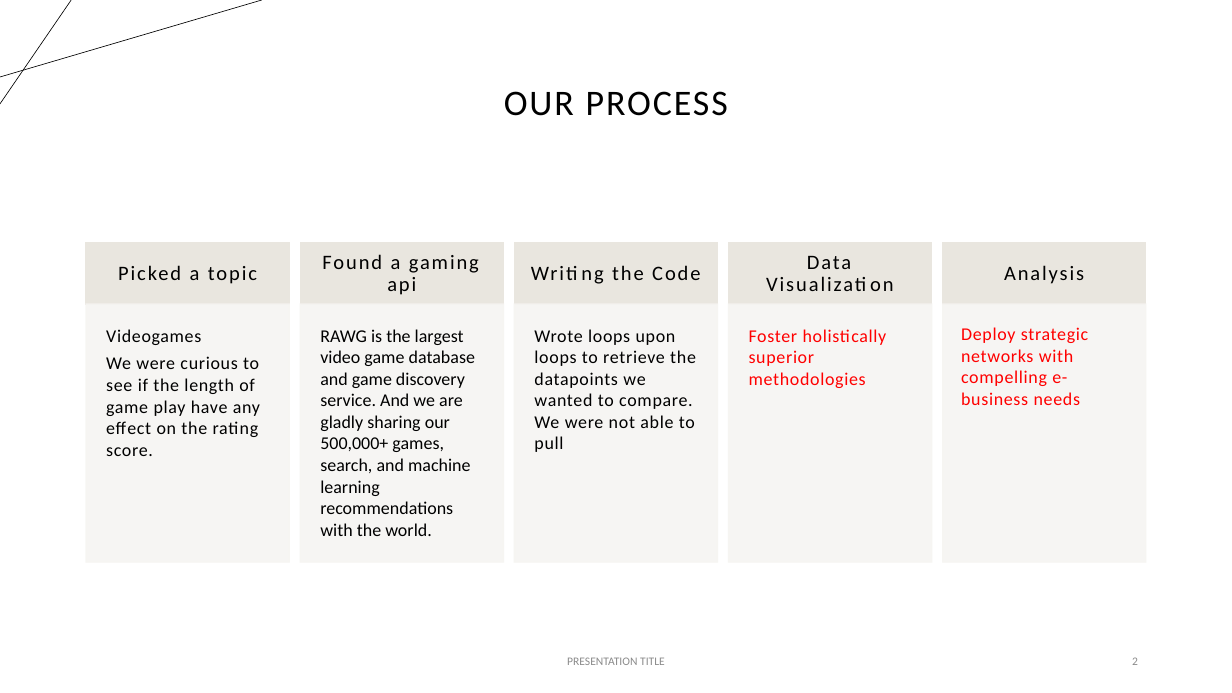
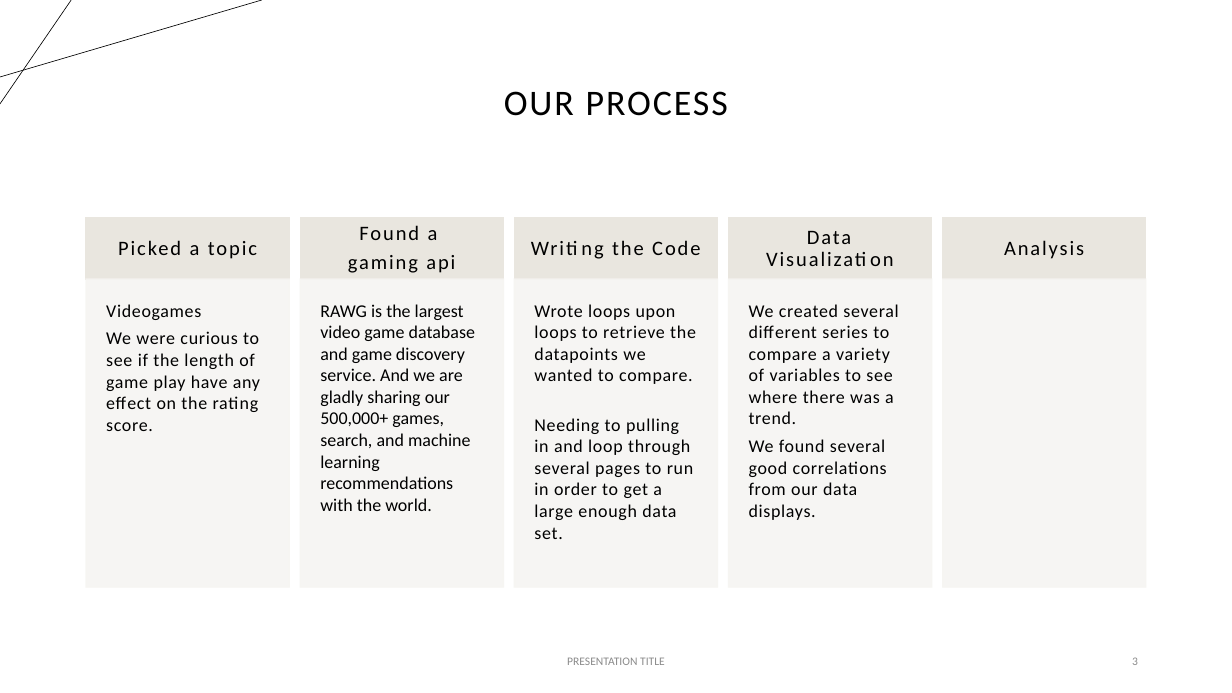
Before and after one commit to candidamg/Project_1, a slide deck: slide 3 of Presentation.pptx (slide 2 before the commit). Drawn at 1232x693 pixels with LibreOffice and Linux fonts; fonts in the diff are those of the drawing. Boxes give left, top, right and bottom in pixels: in the first picture for what was removed or moved away, otherwise in the second. Text is boxed around its words. In the diff, an @@ line names an element or a change of style, - is before the commit and + after.

```diff
--- a/Presentation.pptx
+++ b/Presentation.pptx
@@ text at (348,225,455,273): text changed @@
-Found a gaming api
+Found a
+gaming api
@@ 5 rectangles, 4 texts: place and size @@
-5 rectangles, 4 texts at (86,243,1146,304)
+5 rectangles, 4 texts at (86,218,1146,279)
@@ text "Videogames": place and size @@
-text "Videogames" at (106,329,260,456)
+text "Videogames" at (106,304,260,431)
@@ rectangle: place and size @@
-rectangle at (86,304,289,562)
+rectangle at (86,279,289,588)
@@ text "RAWG is the largest video ...": place and size @@
-text "RAWG is the largest video ..." at (320,329,475,536)
+text "RAWG is the largest video ..." at (320,304,475,511)
@@ rectangle: place and size @@
-rectangle at (300,304,504,562)
+rectangle at (300,279,504,588)
@@ rectangle: place and size @@
-rectangle at (515,304,718,562)
+rectangle at (515,279,718,588)
@@ rectangle: place and size @@
-rectangle at (728,304,932,562)
+rectangle at (728,279,932,588)
@@ rectangle: place and size @@
-rectangle at (943,304,1146,562)
+rectangle at (943,279,1146,588)
@@ text at (534,304,696,539): text changed @@
-Wrote loops upon loops to retrieve the datapoints we wanted to compare. We were not able to pull
+Wrote loops upon loops to retrieve the datapoints we wanted to compare.
+Needing to pulling in and loop through several pages to run in order to get a large enough data set.
@@ text removed at (749,329,887,388) @@
-Foster holistically superior methodologies
@@ text added at (749,304,898,520), 14 pt, text #000000 @@
+We created several different series to compare a variety of variables to see where there was a trend.
+We found several good correlations from our data displays.
@@ text removed at (961,327,1088,405) @@
-Deploy strategic networks with compelling e-business needs
```
Also in this commit, not shown: 5 other slides changed, 7 slides added, 6 slides removed.
